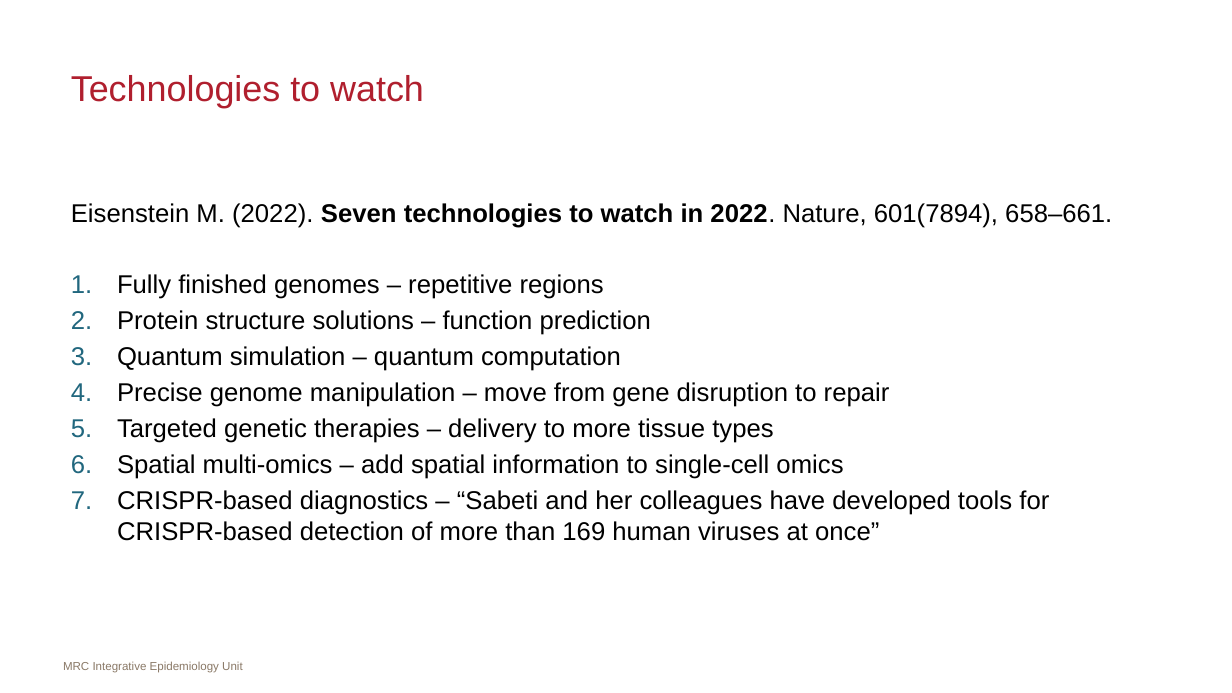
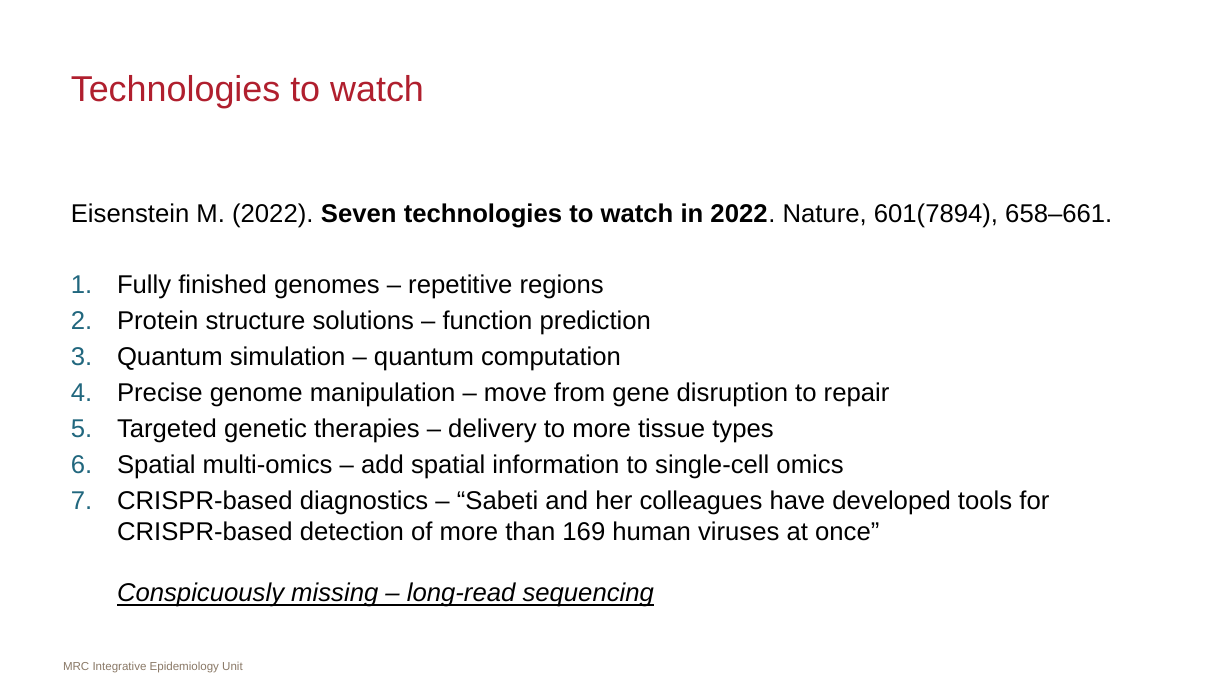
Before and after one commit to MRCIEU/epigenetics-journal-club, a slide deck: slide 10 of docs/presentations/20220214/slides.pptx. Drawn at 1232x693 pixels with LibreOffice and Linux fonts; fonts in the diff are those of the drawing. Boxes give left, top, right and bottom in pixels: in the first picture for what was removed or moved away, otherwise in the second. Text is boxed around its words. In the diff, an @@ line names an element or a change of style, - is before the commit and + after.

```diff
--- a/docs/presentations/20220214/slides.pptx
+++ b/docs/presentations/20220214/slides.pptx
@@ text at [117, 490, 1049, 607]: text changed @@
-7. CRISPR-based diagnostics – “Sabeti and her colleagues have developed tools for CRISPR-based detection of more than 169 human viruses at once”
+7. CRISPR-based diagnostics – “Sabeti and her colleagues have developed tools for CRISPR-based detection of more than 169 human viruses at once”
+   Conspicuously missing – long-read sequencing
```
